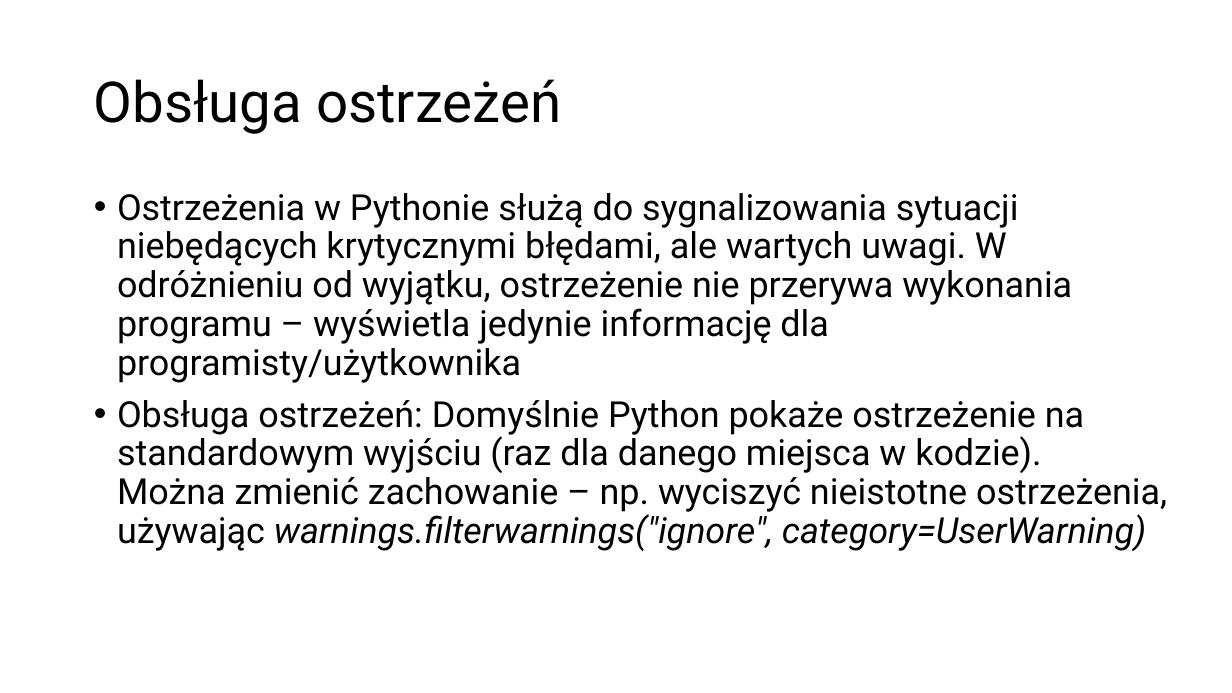
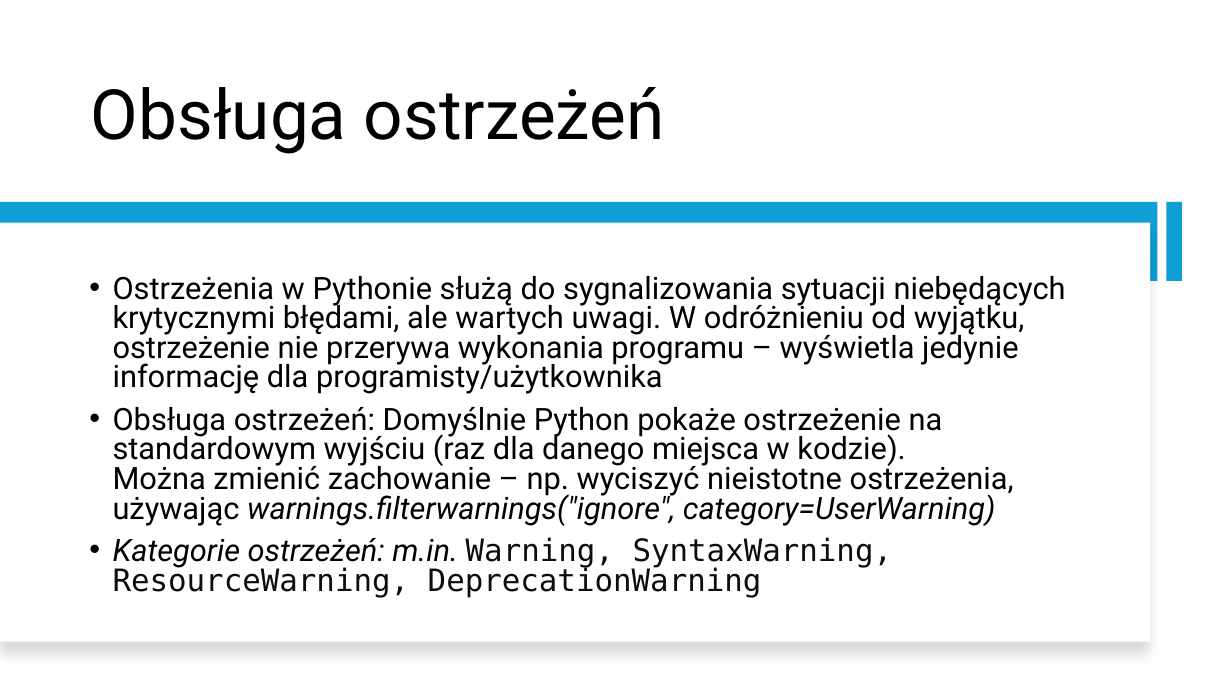
Before and after one commit to kirilol-ok/Python-jpwp, a slide deck: slide 11 of prezentacja.pptx (slide 10 before the commit). Drawn at 1232x693 pixels with LibreOffice and Linux fonts; fonts in the diff are those of the drawing. Boxes give left, top, right and bottom in pixels: in the first picture for what was removed or moved away, otherwise in the second. Text is boxed around its words. In the diff, an @@ line names an element or a change of style, - is before the commit and + after.

Commit message:
update

```diff
--- a/prezentacja.pptx
+++ b/prezentacja.pptx
@@ title "Obsługa ostrzeżeń" at (91,87,665,154): size 44 to 54 pt; vertical alignment middle to bottom @@
@@ rectangle added at (0,202,1158,281), fill #0F9ED5 @@
@@ rectangle added at (1166,202,1182,281), fill #0F9ED5 @@
@@ rectangle added at (0,223,1151,642), fill #FFFFFF @@
@@ text "Ostrzeżenia w Pythonie służą do ...": place and size @@
-text "Ostrzeżenia w Pythonie służą do ..." at (117,193,1167,551)
+text "Ostrzeżenia w Pythonie służą do ..." at (113,276,1066,597)
@@ text "Ostrzeżenia w Pythonie służą do ..." at (113,276,1066,597): vertical alignment top to middle @@
@@ text at (113,276,1066,526): size 28 to 24 pt in "Ostrzeżenia w Pythonie służą do sygnalizowania sytuacji ...", "Obsługa ostrzeżeń: Domyślnie Python pokaże ostrzeżenie na ..."; line spacing 0.9 to 0.8 @@
@@ text at (113,537,893,597): paragraph added @@
+• Kategorie ostrzeżeń: m.in. Warning, SyntaxWarning, ResourceWarning, DeprecationWarning
```
Also in this commit, not shown: 7 other slides changed, 1 slide added, 1 slide removed.
